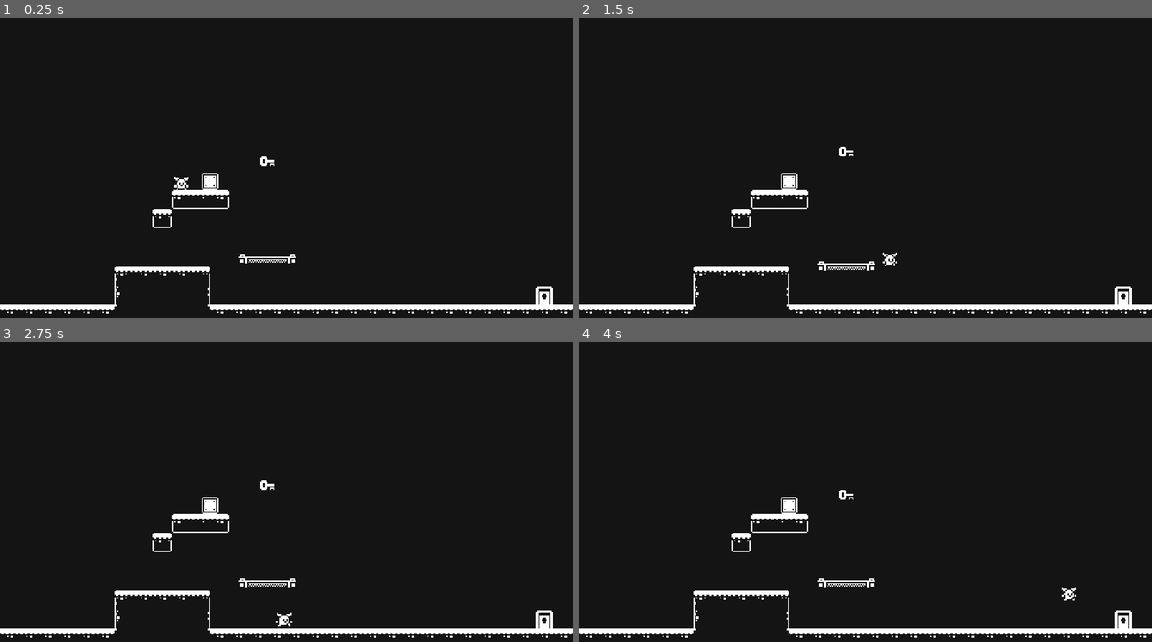
Above: before the commit, frames 1-4 (two rows, left to right).
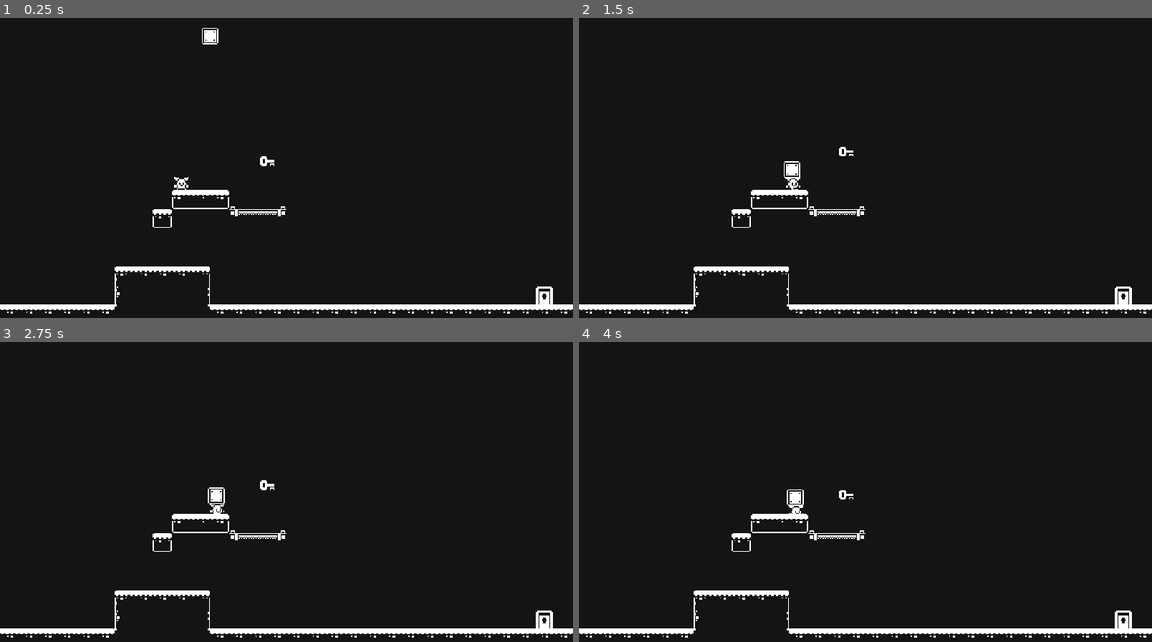
Above: after the commit, the same moments.

Repository: dewald-els/Another-Platformer-in-Godot
Game: Godot game, scene res://scenes/level/levels/010/level_010.tscn
Same seed, same stepped clock (60 frames per second), same inputs: the game is played once before the commit and once after it. This scene is started directly instead of the project's main scene.
Inputs:
- Up to frame 1 (0.25 s): no input
- Up to frame 2 (1.5 s): tap Enter (confirm) at 0.5, 1.35 s; hold Enter (confirm) 0.53-1.28 s; hold D (move_right) from 0.53 s (still down); tap Space (jump) at 0.77 s
- Up to frame 3 (2.75 s): tap Space (jump) at 1.52 s; release D (move_right) at 2.03 s; hold A (move_left) from 2.03 s (still down); hold Enter (confirm) from 2.03 s (still down)
- Up to frame 4 (4 s): release A (move_left) at 2.78 s; release Enter (confirm) at 2.78 s; hold D (move_right) from 2.78 s (still down); tap Enter (confirm) at 2.85 s; tap Space (jump) at 3.02, 3.77 s; hold Enter (confirm) from 3.53 s (still down)

The runs differ from the first frame. In frame 1, 0.5% of the frame differs, in the area x 35-52%, y 3-82%; in frame 2, 0.5%; in frame 3, 0.5%, in the area x 35-52%, y 48-95%; in frame 4, 0.5%.

Commit message:
feat: Box and lift combo mechanic

Diff:
--- a/another_platformer_source/another-platformer/scenes/box/box.gd
+++ b/another_platformer_source/another-platformer/scenes/box/box.gd
@@ -1,11 +1,14 @@
 class_name Box
-extends StaticBody2D
+extends CharacterBody2D
 
 @onready var pushing_area_2d: Area2D = %PushingArea2D
 
-@export var gravity_multiplier: float = 1.5
+@export var gravity_multiplier: float = 0.5
 
 var movement_speed: float = 0.0
+var being_pushed: bool = false
+
+var movement_vector: Vector2 = Vector2.ZERO
 
 func _ready() -> void:
 	pushing_area_2d.body_entered.connect(_handle_player_pushing)
@@ -13,24 +16,25 @@
 
 
 func _physics_process(delta: float) -> void:
-	var movement: Vector2 = movement_speed * delta * Vector2.RIGHT
-	print("box move" + str(movement))
-	var moved = move_and_collide(
-		movement
-	)
+	_apply_gravity(delta)
+	move_and_slide()
+
+
+func _apply_gravity(delta: float) -> void:
+	velocity.y += get_gravity().y * gravity_multiplier * delta
+
 
 func _handle_player_pushing(body: Node2D) -> void:
 	if not body:
 		return
 
 	if "Player" in body.name:
-		Logger.create("Box._handle_player_pushing", "Player in contact")
-		movement_speed = (body as Player).velocity.x
+		var player = body as Player
+		velocity.x = player.max_push_speed * player.get_movement_direction()
 
 func _handle_player_not_pushing(body: Node2D) -> void:
 	if not body:
 		return
 
 	if "Player" in body.name:
-		Logger.create("Box._handle_player_pushing", "Left contact")
-		movement_speed = 0
+		velocity.x = 0
--- a/another_platformer_source/another-platformer/scenes/box/box.tscn
+++ b/another_platformer_source/another-platformer/scenes/box/box.tscn
@@ -9,7 +9,7 @@
 [sub_resource type="RectangleShape2D" id="RectangleShape2D_qu28d"]
 size = Vector2(16, 13)
 
-[node name="Box" type="StaticBody2D"]
+[node name="Box" type="CharacterBody2D"]
 collision_layer = 64
 collision_mask = 67
 collision_priority = 5.0
--- a/another_platformer_source/another-platformer/scenes/level/levels/010/level_010.tscn
+++ b/another_platformer_source/another-platformer/scenes/level/levels/010/level_010.tscn
@@ -21,7 +21,8 @@
 position = Vector2(152, 144)
 
 [node name="Lift" parent="Interactions" index="0" instance=ExtResource("3_geeb7")]
-position = Vector2(224, 200)
+position = Vector2(216, 160)
+max_distance = 20.0
 
 [node name="Box" parent="Interactions" index="1" instance=ExtResource("4_53rjh")]
-position = Vector2(176, 144)
+position = Vector2(176, 8)
--- a/another_platformer_source/another-platformer/scenes/lift/lift.gd
+++ b/another_platformer_source/another-platformer/scenes/lift/lift.gd
@@ -11,6 +11,8 @@
 var starting_position: Vector2
 var object_is_on_platform: bool = false
 
+var total_objects_on_platform: int = 0
+
 
 func _ready() -> void:
 	starting_position = platform_body_2d.global_position
@@ -19,25 +21,24 @@
 
 func _distance_travelled() -> float:
 	var distance_travelled = abs(platform_body_2d.global_position.y) - abs(starting_position.y)
-	Logger.create("Lift.global_position", str(global_position))
 	return distance_travelled
 
 func _physics_process(_delta: float) -> void:
 	if object_is_on_platform and _distance_travelled() < max_distance:
-		Logger.create("Lift._physics_process", "Move down..")
 		platform_body_2d.velocity.y = move_speed
 		platform_body_2d.move_and_slide()
 	elif not object_is_on_platform and _distance_travelled() > 0:
-		Logger.create("Lift._physics_process", "Not On platform, and not at start position")
 		platform_body_2d.velocity.y = -move_speed
 		platform_body_2d.move_and_slide()
 	else:
 		platform_body_2d.velocity.y = 0
 
 func _handle_object_exited(_other_body: Node2D) -> void:
-	Logger.create("Lift._handle_object_exited", "Other Body: " + _other_body.name)
-	object_is_on_platform = false
+	total_objects_on_platform -= 1
+	if total_objects_on_platform == 0:
+		object_is_on_platform = false
+
 
 func _handle_object_entered(_other_body: Node2D) -> void:
-	Logger.create("Lift._handle_object_entered", "Other Body: " + _other_body.name)
+	total_objects_on_platform += 1
 	object_is_on_platform = true
--- a/another_platformer_source/another-platformer/scenes/player/player.gd
+++ b/another_platformer_source/another-platformer/scenes/player/player.gd
@@ -82,7 +82,7 @@
 	var move_speed = abs(velocity.x)
 
 	if is_on_floor():
-		if move_speed > 0.1:
+		if move_speed > 0.1 or is_pushing_body:
 			animated_sprite.play("run")
 		else:
 			animated_sprite.play("idle")
